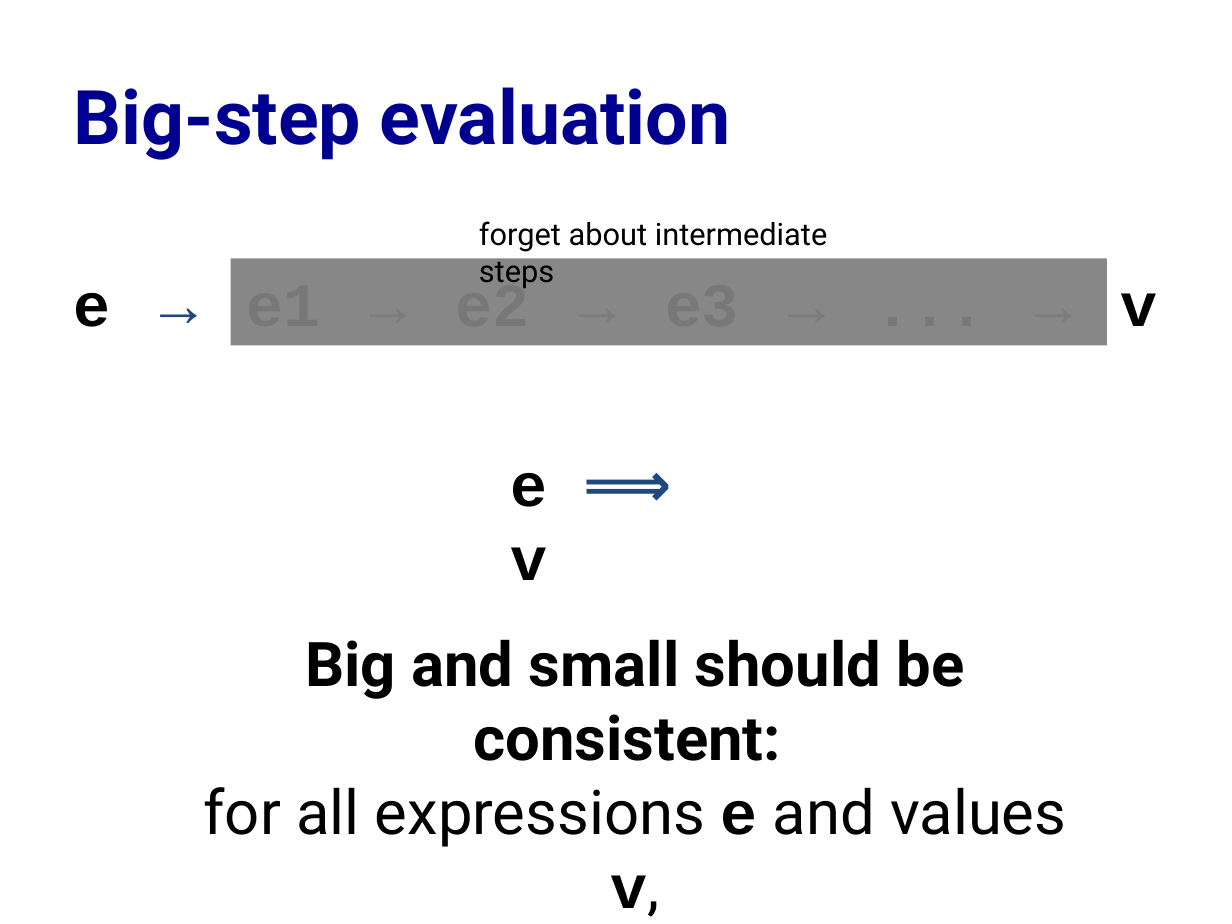
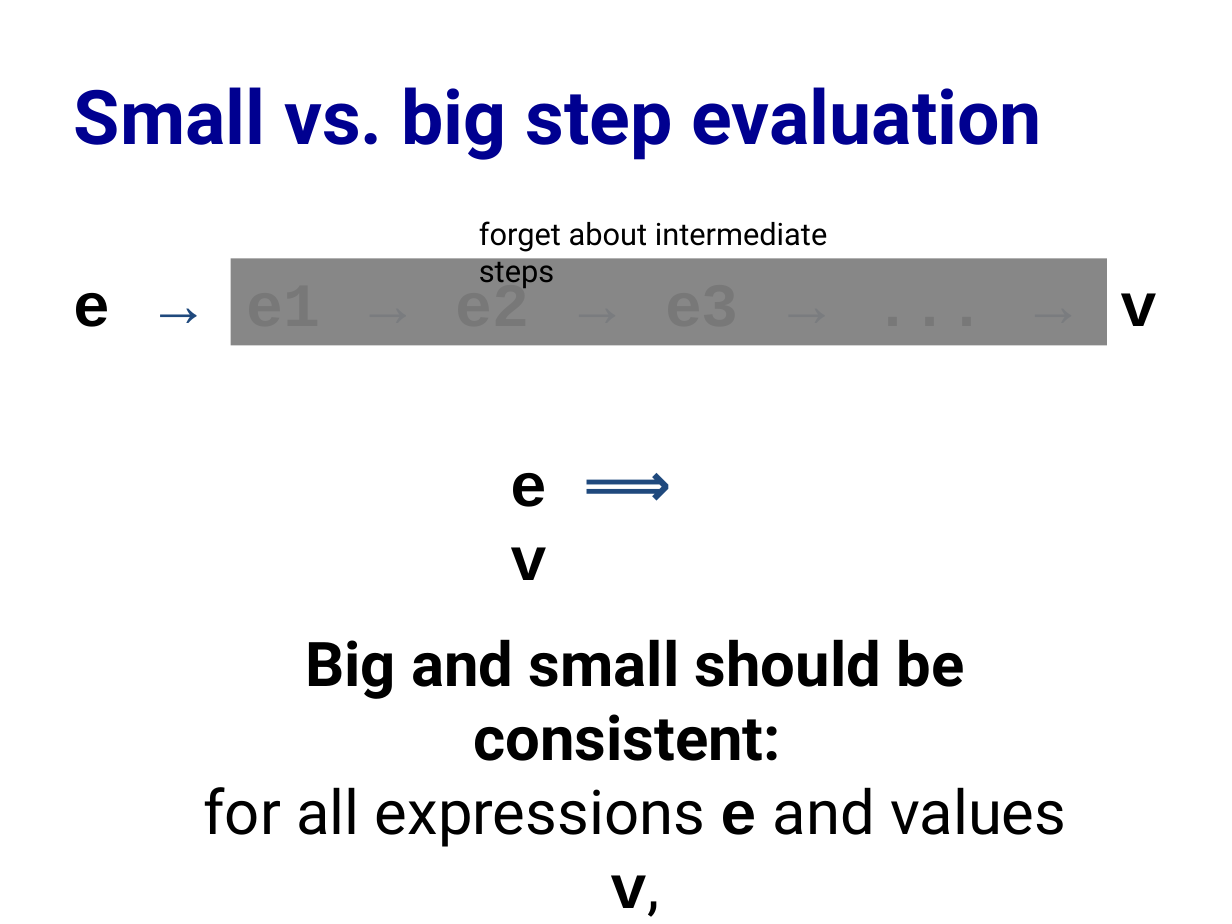
Before and after one commit to cs3110/materials-2019fa, a slide deck: slide 6 of 18-env-model/lec.pptx. Drawn at 1232x924 pixels with LibreOffice and Linux fonts; fonts in the diff are those of the drawing. Boxes give left, top, right and bottom in pixels: in the first picture for what was removed or moved away, otherwise in the second. Text is boxed around its words. In the diff, an @@ line names an element or a change of style, - is before the commit and + after.

```diff
--- a/18-env-model/lec.pptx
+++ b/18-env-model/lec.pptx
@@ title at (x1=74, y1=87, x2=1042, y2=160): text changed @@
-Big-step evaluation
+Small vs. big step evaluation
```
Also in this commit, not shown: 3 other slides changed, 1 other file.
